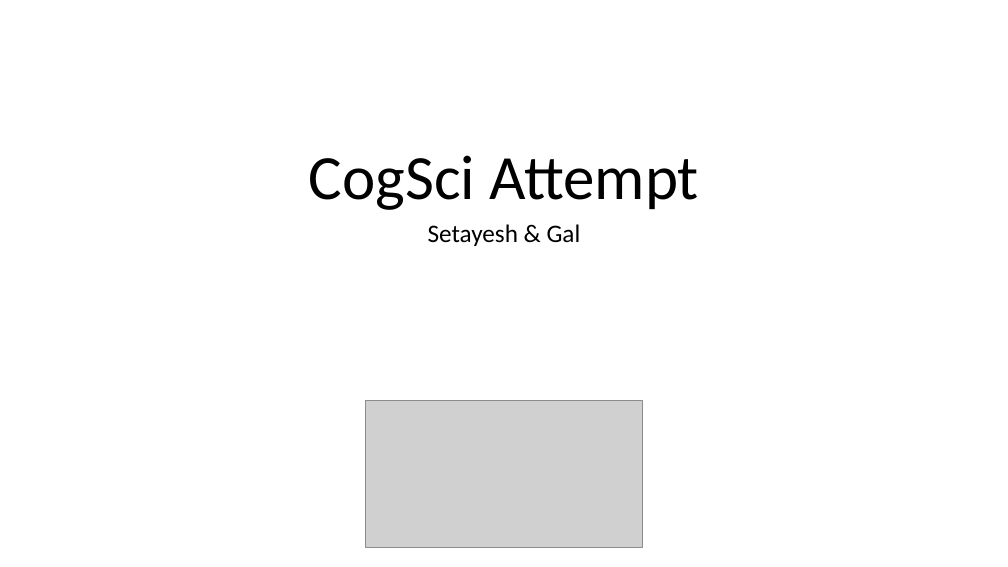
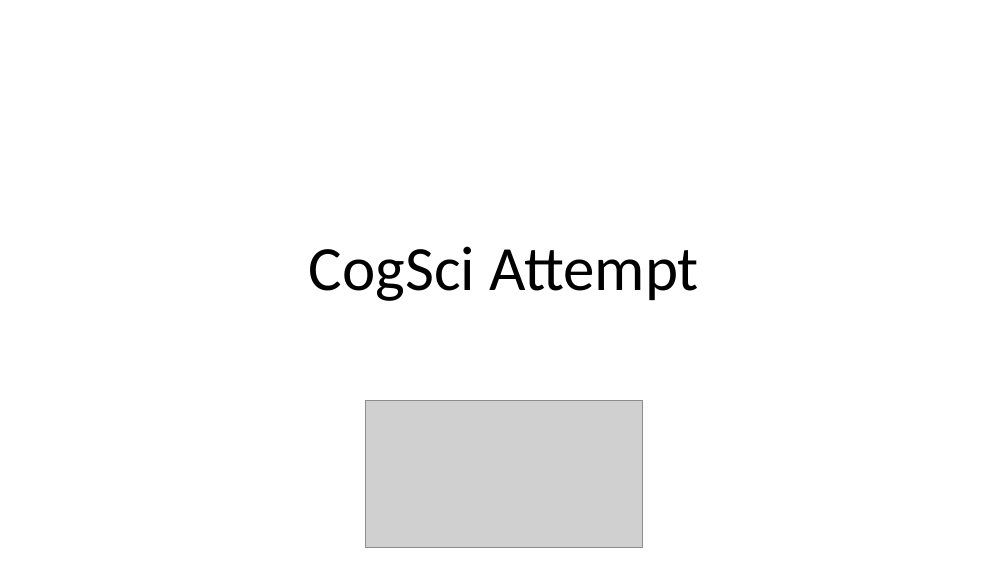
Before and after one commit to sradkani/CoCoSci, a slide deck: slide 1 of summary:papers/CogSci attempt.pptx. Drawn at 1008x567 pixels with LibreOffice and Linux fonts; fonts in the diff are those of the drawing; grey boxes stand for pictures. Boxes give left, top, right and bottom in pixels: in the first picture for what was removed or moved away, otherwise in the second. Text is boxed around its words. In the diff, an @@ line names an element or a change of style, - is before the commit and + after.

```diff
--- a/summary:papers/CogSci attempt.pptx
+++ b/summary:papers/CogSci attempt.pptx
@@ title "CogSci Attempt" moved from (x1=309, y1=155, x2=699, y2=210) to (x1=309, y1=246, x2=699, y2=301) @@
@@ subtitle removed at (x1=428, y1=224, x2=581, y2=246) @@
-Setayesh & Gal
```
Also in this commit, not shown: 12 other slides changed, 8 slides added, 7 slides removed, 23 other files.
